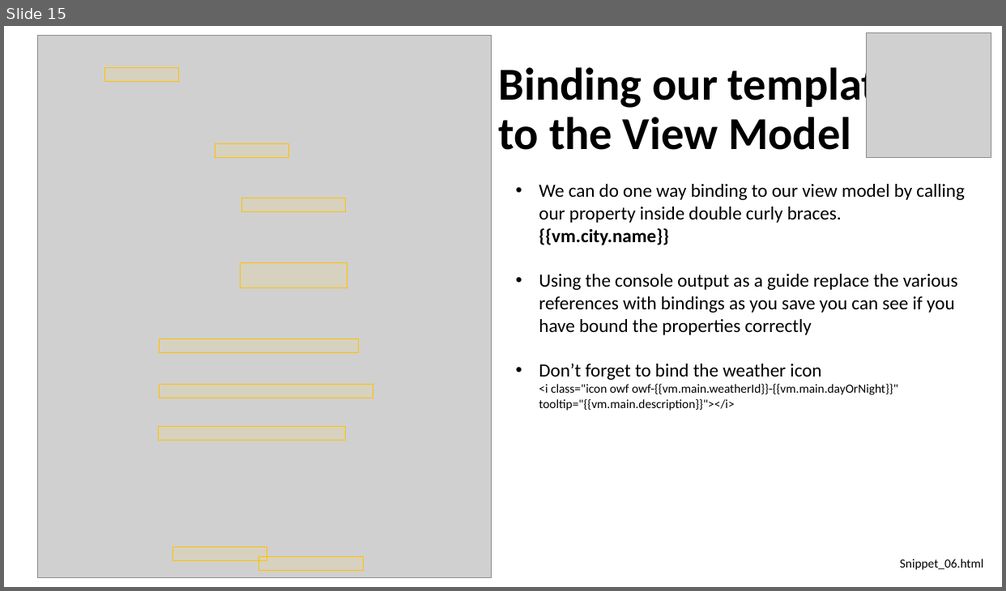
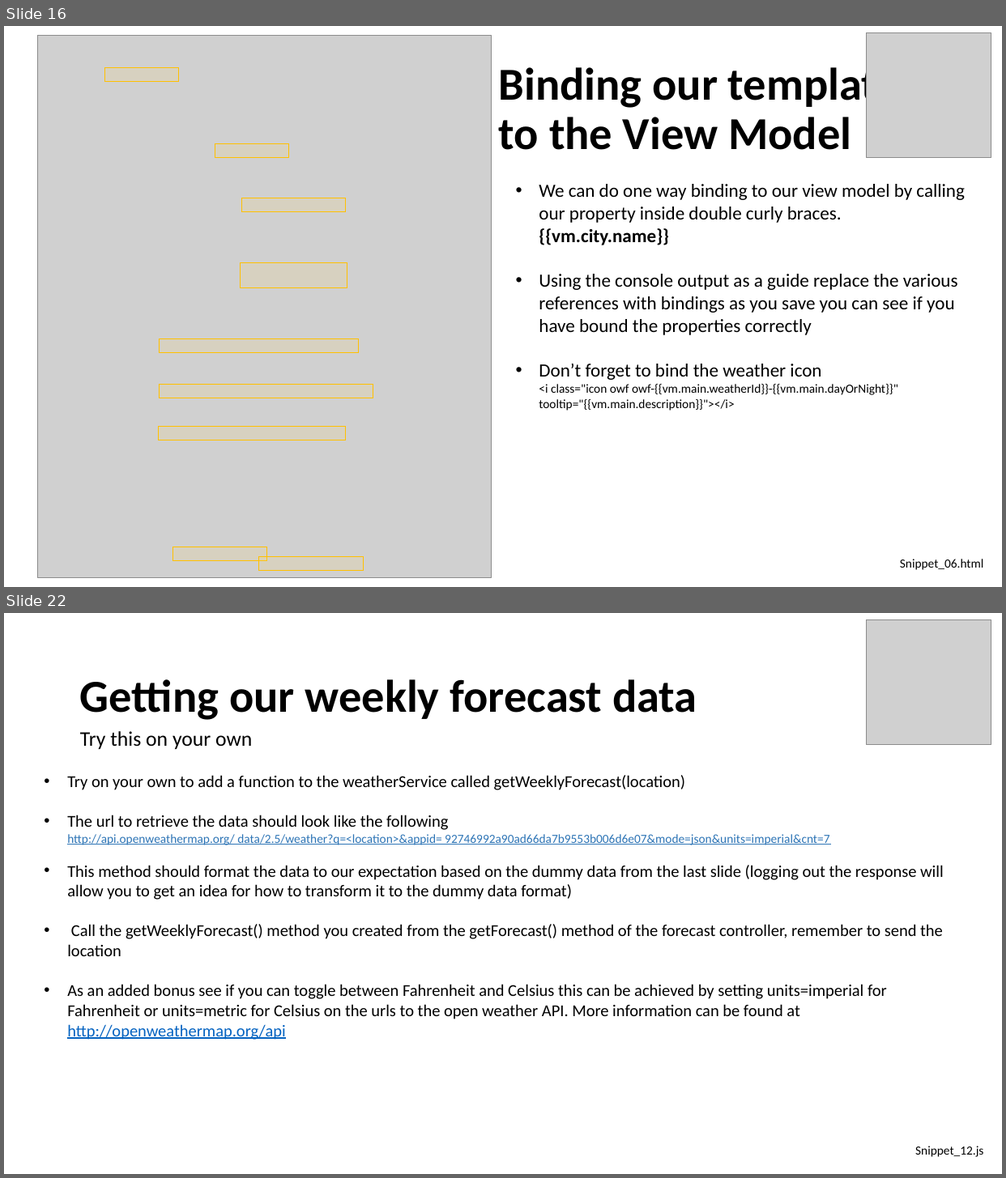
Before and after one commit to weiljx/weatherNg, a slide deck: Getting Started with Angular.pptx. Shown one above the other, each under a label of ours: slide 15 before the commit, slides 16 and 22 after it; the slides between them are not shown. The pictures are 1006x591 and 1006x1178 pixels, drawn with LibreOffice and Linux fonts; fonts in the diff are those of the drawing; grey boxes stand for pictures. Boxes give left, top, right and bottom in pixels: in the first picture for what was removed or moved away, otherwise in the second. Text is boxed around its words. In the diff, an @@ line names an element or a change of style, - is before the commit and + after.

Commit message:
More Snippets and Updated Presentation

```diff
--- a/Getting Started with Angular.pptx
+++ b/Getting Started with Angular.pptx
@@ slide 22 added at (4, 613, 1002, 1174), background #FFFFFF @@
@@ picture added at (867, 619, 991, 745) @@
@@ title added at (80, 679, 697, 720), 44 pt, text #000000, bold @@
+Getting our weekly forecast data
@@ text added at (80, 731, 252, 749), 20 pt, text #000000 @@
+Try this on your own
@@ text added at (67, 775, 944, 1040), 16 pt, text #000000 @@
+• Try on your own to add a function to the weatherService called getWeeklyForecast(location)
+• The url to retrieve the data should look like the following
+  http://api.openweathermap.org/ data/2.5/weather?q=<location>&appid= 92746992a90ad66da7b9553b006d6e07&mode=json&units=imperial&cnt=7
+• This method should format the data to our expectation based on the dummy data from the last slide (logging out the response will allow you to get an idea for how to transform it to the dummy data format)
+• Call the getWeeklyForecast() method you created from the getForecast() method of the forecast controller, remember to send the location
+• As an added bonus see if you can toggle between Fahrenheit and Celsius this can be achieved by setting units=imperial for Fahrenheit or units=metric for Celsius on the urls to the open weather API. More information can be found at http://openweathermap.org/api
@@ text added at (915, 1146, 983, 1157), 12 pt, text #000000 @@
+Snippet_12.js
@@ what was slide 15 is now slide 16 @@
```
Also in this commit, not shown: 1 slide changed, 6 other slides added, 4 other files.
